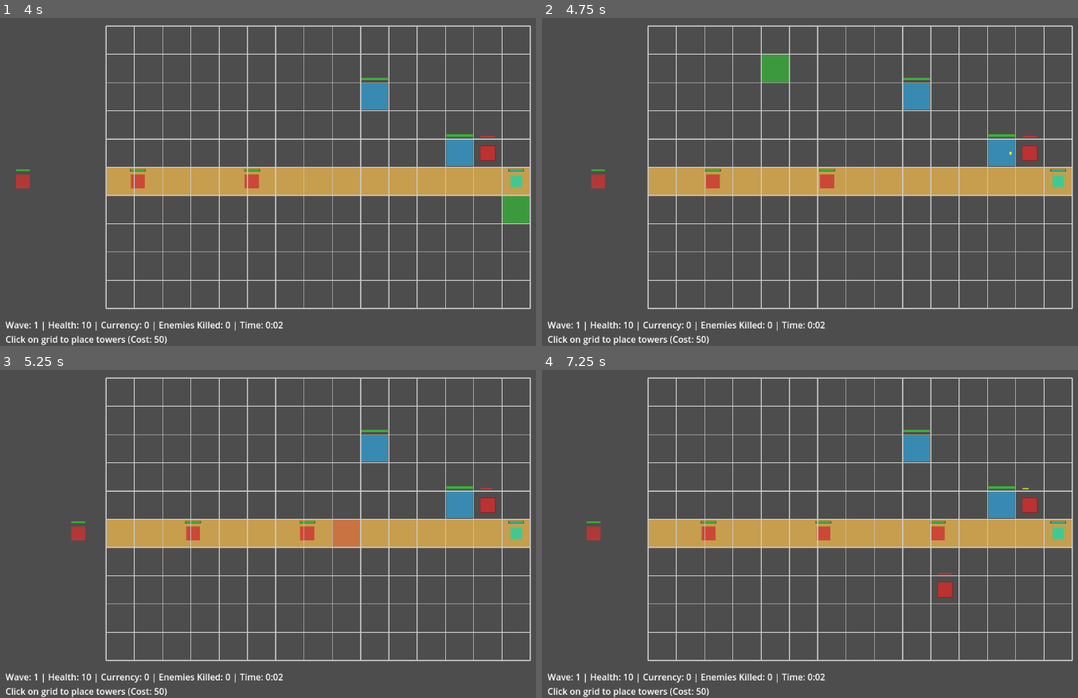
Above: before the commit, frames 1-4 (two rows, left to right).
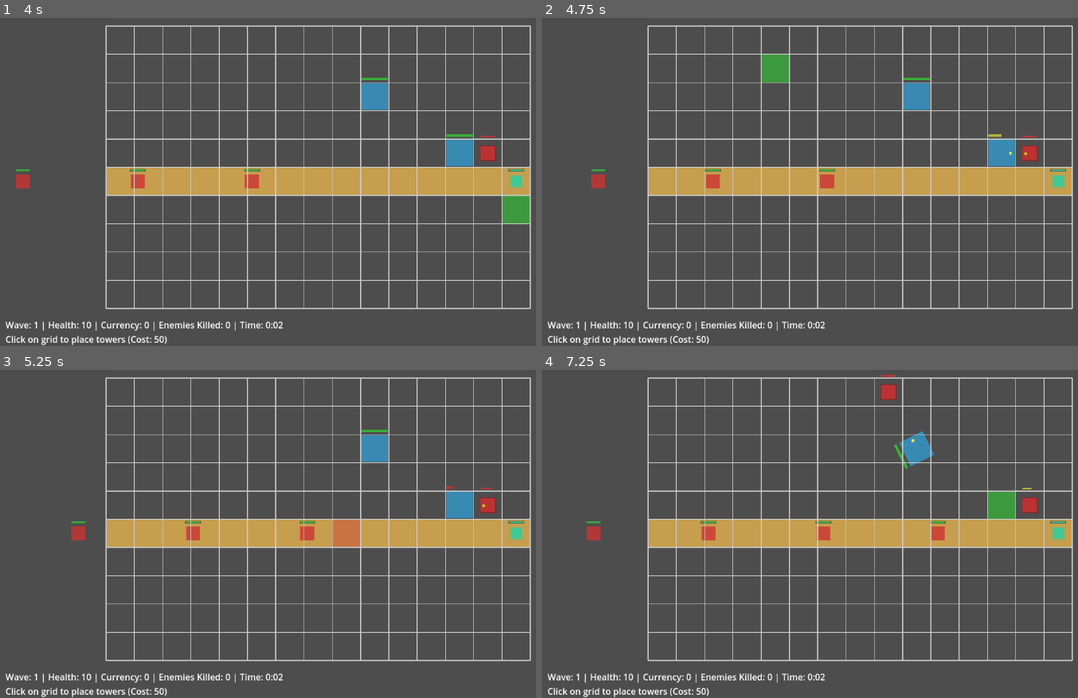
Above: after the commit, the same moments.

Repository: rivie13/CyberCrawler_basic_tower_defense_demo
Game: Godot game, scene res://Main.tscn
The game is run twice, just before and just after one commit, with the same random seed, the same clock (stepped at 60 frames per second) and the same inputs. This scene is started directly instead of the project's main scene.
Inputs (mouse positions are in pixels of both pictures, inside the frame that each line leads up to):
- Up to frame 1 (4 s): tap Enter at 0.5 s; move the mouse to (455, 149) at 0.52 s; hold Shift 0.53-1.25 s; click (455, 149) at 0.67 s; tap Space at 1.25 s; drag from (192, 185) to (284, 237) at 1.27 s; move the mouse to (380, 90) at 2.02 s; tap Ctrl at 2.1 s; click (380, 90) at 2.17 s; drag from (284, 237) to (128, 113) at 2.77 s; move the mouse to (509, 221) at 3.52 s; tap Alt at 3.6 s; click (509, 221) at 3.67 s
- Up to frame 2 (4.75 s): drag from (670, 113) to (767, 77) at 4.27 s
- Up to frame 3 (5.25 s): move the mouse to (348, 520) at 5.02 s; hold Shift from 5.03 s (still down); click (348, 520) at 5.17 s
- Up to frame 4 (7.25 s): release Shift at 5.75 s; drag from (767, 429) to (734, 537) at 5.77 s; move the mouse to (997, 501) at 6.52 s; tap Ctrl at 6.6 s; click (997, 501) at 6.67 s

Frame 1 is identical in both runs. In frame 2, less than 0.1% of the frame differs, in the area x 83-91%, y 35-42%; in frame 3, less than 0.1%; in frame 4, 1.0%, in the area x 63-92%, y 1-70%.

Commit message:
Add getter methods for manager access in MainController
- Introduced getter methods for ProgramDataPacketManager and TowerManager in MainController to facilitate easier access to these managers.
- Improved code organization and maintainability by providing clear interfaces for manager interactions.

Diff:
--- a/cybercrawler_basictowerdefense/scripts/MainController.gd
+++ b/cybercrawler_basictowerdefense/scripts/MainController.gd
@@ -590,6 +590,15 @@
 	print("MainController: Freeze mine depleted at ", mine.grid_position)
 	update_info_label()
 
+# Getter methods for manager access
+func get_program_data_packet_manager() -> ProgramDataPacketManagerInterface:
+	"""Get the program data packet manager"""
+	return program_data_packet_manager
+
+func get_tower_manager() -> TowerManagerInterface:
+	"""Get the tower manager"""
+	return tower_manager
+
 # Utility: Show a temporary message in the InfoLabel
 func show_temp_message(message: String, duration: float = 1.5):
 	# Skip UI updates if we're in a test environment or UI nodes don't exist
